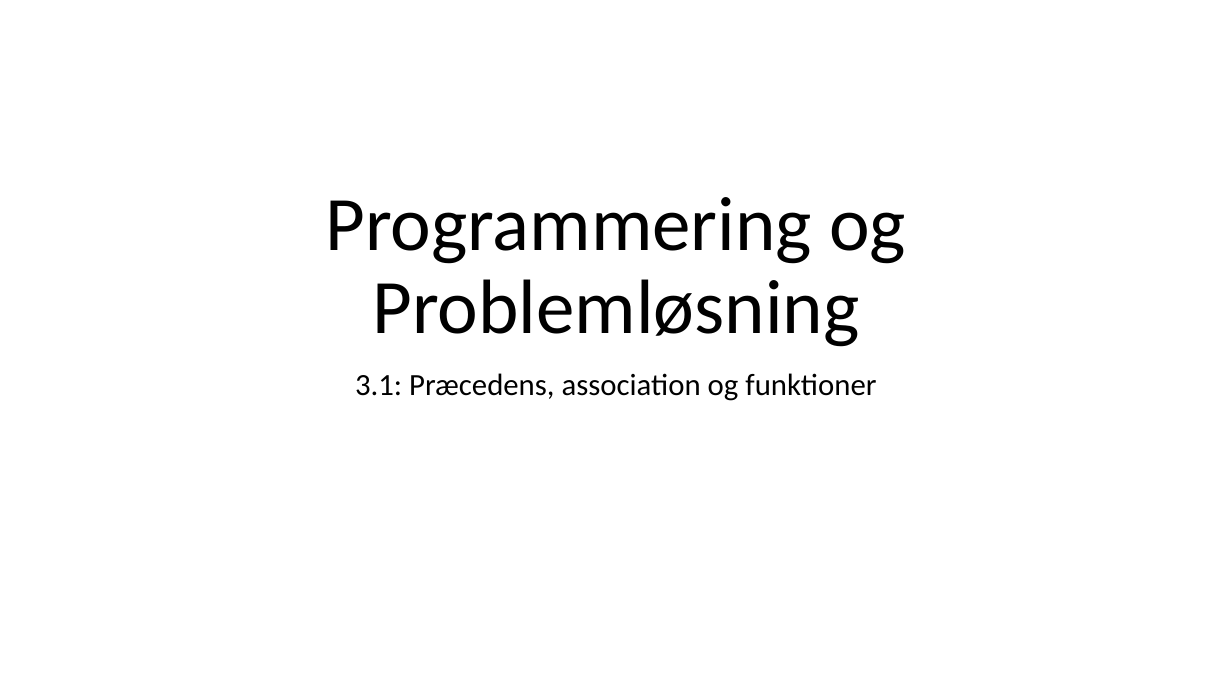
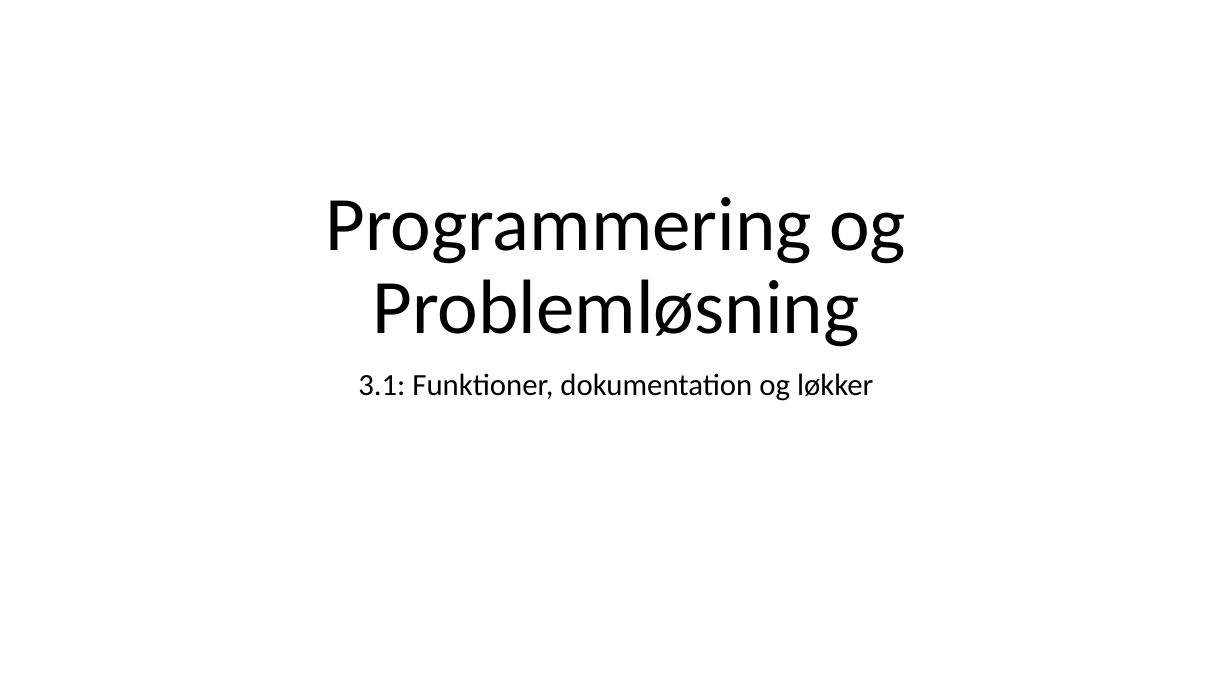
Before and after one commit to fisterloegsovs/pop22, a slide deck: slide 1 of lectures/3.2FunctionsNPrintf/lecture.pptx. Drawn at 1232x693 pixels with LibreOffice and Linux fonts; fonts in the diff are those of the drawing. Boxes give left, top, right and bottom in pixels: in the first picture for what was removed or moved away, otherwise in the second. Text is boxed around its words. In the diff, an @@ line names an element or a change of style, - is before the commit and + after.

Commit message:
lecture 3.2 ready

```diff
--- a/lectures/3.2FunctionsNPrintf/lecture.pptx
+++ b/lectures/3.2FunctionsNPrintf/lecture.pptx
@@ subtitle at [358,373,873,401]: text changed @@
-3.1: Præcedens, association og funktioner
+3.1: Funktioner, dokumentation og løkker
```
Also in this commit, not shown: 4 other files.
